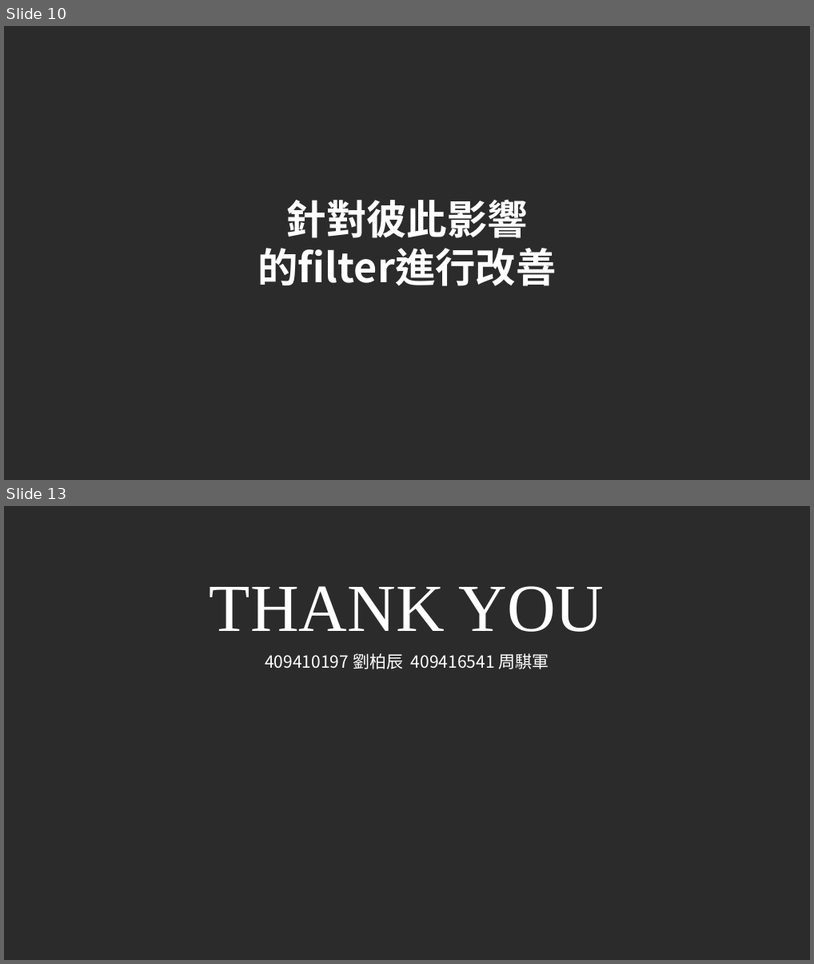
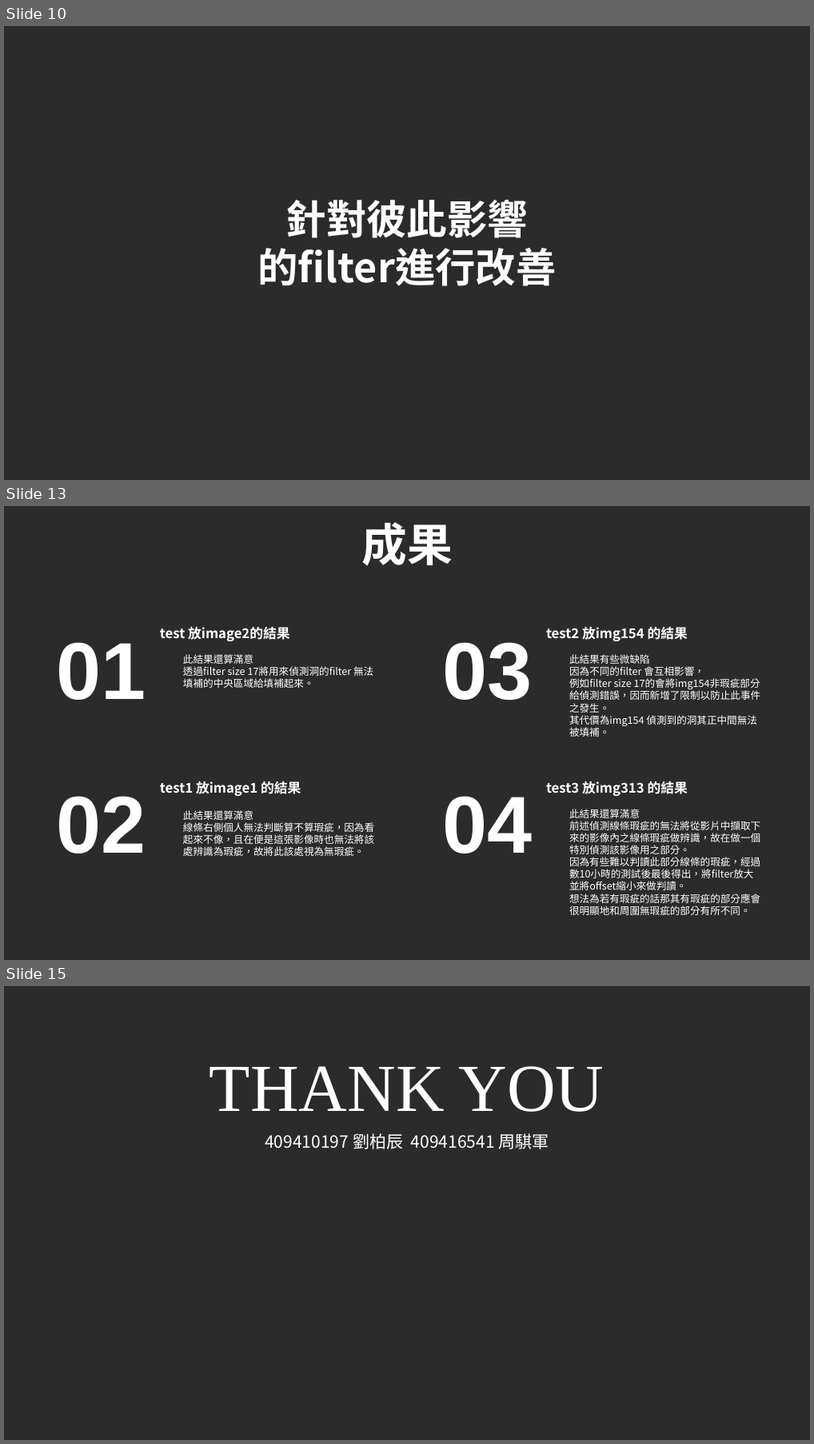
Before and after one commit to 409416541/111-1-project, a slide deck: 影像專題.pptx. Shown one above the other, each under a label of ours: slides 10 and 13 before the commit, slides 10, 13 and 15 after it; the slides between them are not shown. The pictures are 814x964 and 814x1444 pixels, drawn with LibreOffice and Linux fonts; fonts in the diff are those of the drawing; background and template pictures are left out; a plain dark background stands for a picture behind light text. Boxes give left, top, right and bottom in pixels: in the first picture for what was removed or moved away, otherwise in the second. Text is boxed around its words. In the diff, an @@ line names an element or a change of style, - is before the commit and + after.

```diff
--- a/影像專題.pptx
+++ b/影像專題.pptx
@@ slide 13 added at (4, 506, 810, 960), background picture (left out) @@
@@ text added at (362, 522, 452, 566), 54 pt, text #FFFFFF, bold @@
+成果
@@ text added at (56, 642, 146, 700), 96 pt, text #FFFFFF, bold @@
+01
@@ text added at (160, 626, 290, 641), 16 pt, text #FFFFFF, bold @@
+test 放image2的結果
@@ text added at (442, 642, 532, 700), 96 pt, text #FFFFFF, bold @@
+03
@@ text added at (546, 627, 688, 641), 16 pt, text #FFFFFF, bold @@
+test2 放img154 的結果
@@ text added at (183, 654, 374, 688), 12 pt, text #FFFFFF @@
+此結果還算滿意
+透過filter size 17將用來偵測洞的filter 無法填補的中央區域給填補起來。
@@ text added at (570, 654, 761, 736), 12 pt, text #FFFFFF @@
+此結果有些微缺陷
+因為不同的filter 會互相影響，
+例如filter size 17的會將img154非瑕疵部分給偵測錯誤，因而新增了限制以防止此事件之發生。
+其代價為img154 偵測到的洞其正中間無法被填補。
@@ text added at (160, 781, 301, 796), 16 pt, text #FFFFFF, bold @@
+test1 放image1 的結果
@@ text added at (546, 781, 688, 796), 16 pt, text #FFFFFF, bold @@
+test3 放img313 的結果
@@ text added at (56, 796, 146, 853), 96 pt, text #FFFFFF, bold @@
+02
@@ text added at (183, 810, 374, 856), 12 pt, text #FFFFFF @@
+此結果還算滿意
+線條右側個人無法判斷算不算瑕疵，因為看起來不像，且在便是這張影像時也無法將該處辨識為瑕疵，故將此該處視為無瑕疵。
@@ text added at (442, 796, 532, 853), 96 pt, text #FFFFFF, bold @@
+04
@@ text added at (570, 808, 761, 915), 12 pt, text #FFFFFF @@
+此結果還算滿意
+前述偵測線條瑕疵的無法將從影片中擷取下來的影像內之線條瑕疵做辨識，故在做一個特別偵測該影像用之部分。
+因為有些難以判讀此部分線條的瑕疵，經過數10小時的測試後最後得出，將filter放大並將offset縮小來做判讀。
+想法為若有瑕疵的話那其有瑕疵的部分應會很明顯地和周圍無瑕疵的部分有所不同。
@@ what was slide 13 is now slide 15 @@
```
Also in this commit, not shown: 2 slides changed, 1 other slide added, 2 slides removed.
